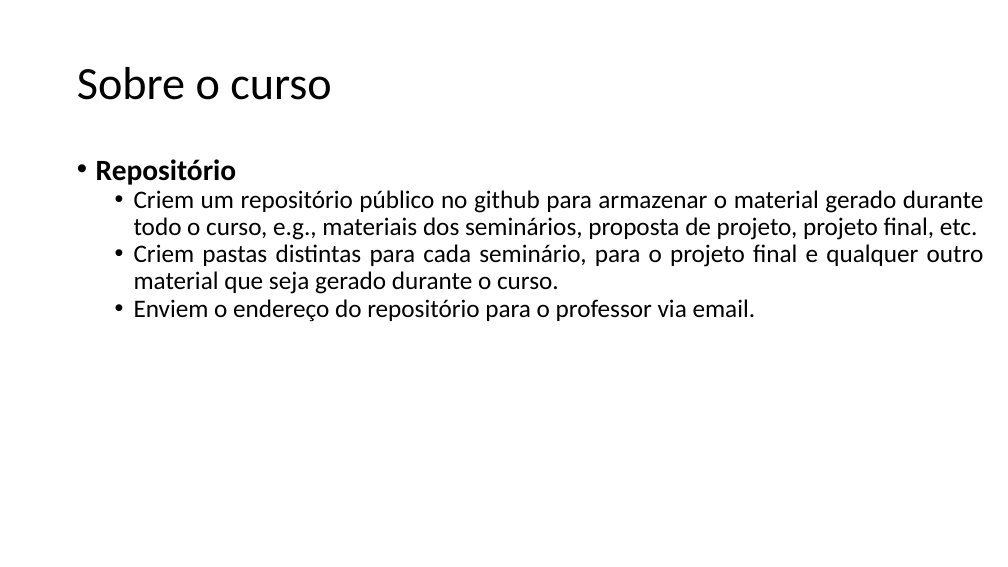
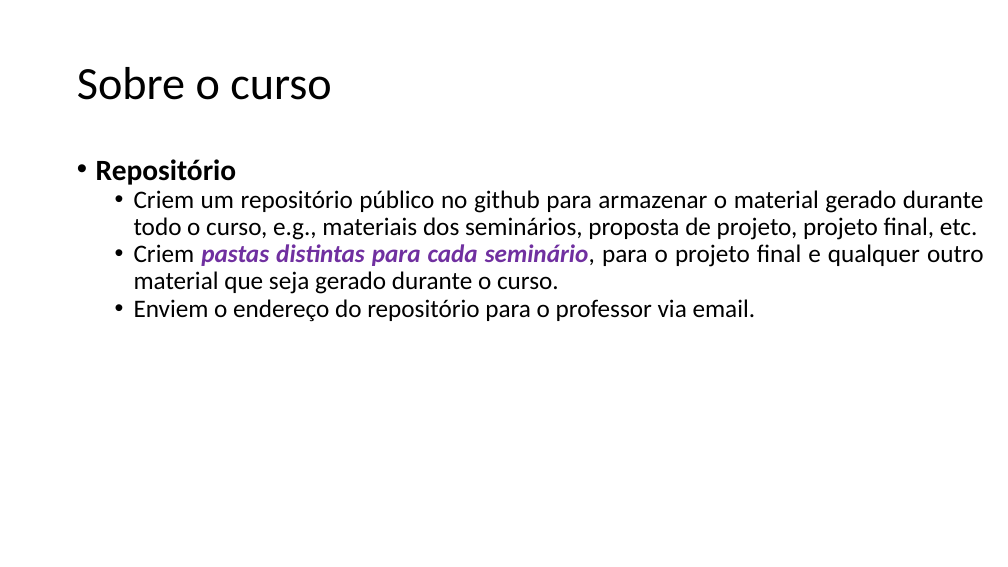
Before and after one commit to zz4fap/tp558-adv-ml, a slide deck: slide 5 of slides/TP558_1_Introdução_ao_curso.pptx. Drawn at 1008x567 pixels with LibreOffice and Linux fonts; fonts in the diff are those of the drawing. Boxes give left, top, right and bottom in pixels: in the first picture for what was removed or moved away, otherwise in the second. Text is boxed around its words. In the diff, an @@ line names an element or a change of style, - is before the commit and + after.

```diff
--- a/slides/TP558_1_Introdução_ao_curso.pptx
+++ b/slides/TP558_1_Introdução_ao_curso.pptx
@@ text at box(134, 244, 984, 294): text colour #000000 to #7030A0, bold on, italic on in "pastas distintas para cada seminário," @@
```
Also in this commit, not shown: 2 other slides changed, 3 other files.
